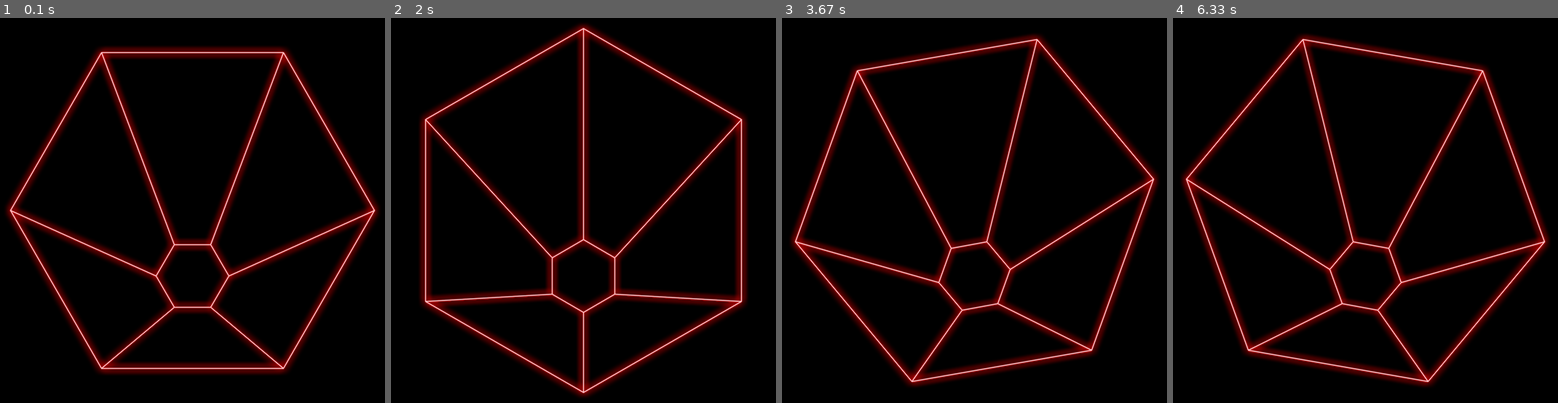
Above: before the commit, frames 1-4 (left to right).
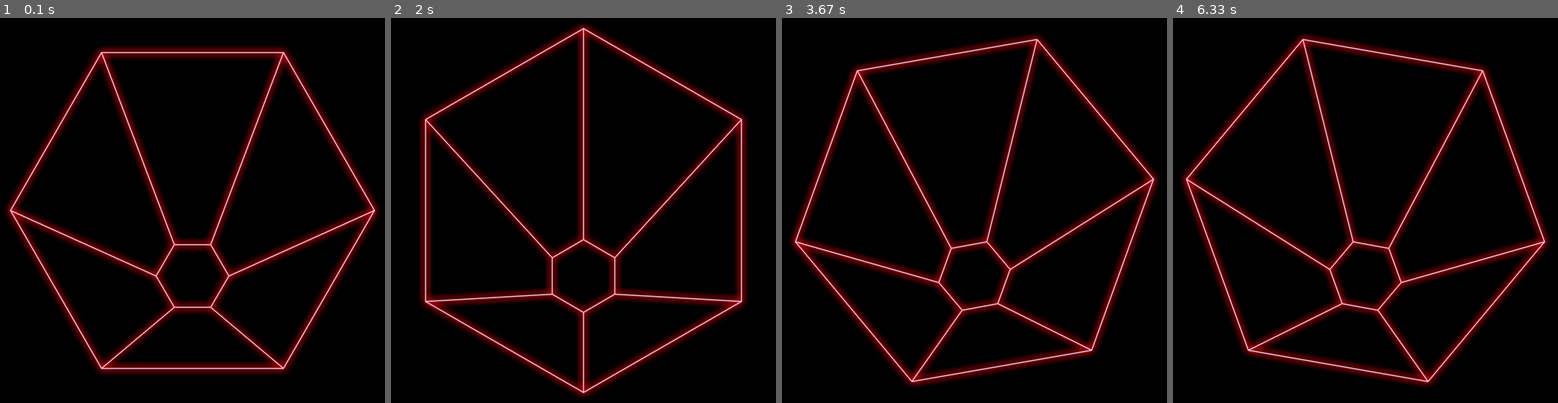
Above: after the commit, the same moments.

Repository: davidpendergast/pygame-summer-team-jam
Game: pygame game, started from unused/3d_renderer.py
Same seed, same stepped clock (60 frames per second), same inputs: the game is played once before the commit and once after it.
Inputs:
- Up to frame 1 (0.1 s): no input
- Up to frame 2 (2 s): hold Right 0.33-0.8 s; hold Right 0.83-1.3 s; hold Left 1.33-1.87 s; hold Left from 1.9 s (still down)
- Up to frame 3 (3.67 s): release Left at 2.3 s; hold Right 2.33-2.97 s; hold Left 3-3.47 s; hold Right from 3.5 s (still down)
- Up to frame 4 (6.33 s): release Right at 3.97 s; hold Right 4-4.47 s; hold Left 4.5-5.03 s; hold Left 5.07-5.47 s; hold Right 5.5-6.13 s; hold Left from 6.17 s (still down)

The runs differ from the first frame. In frame 1, 1.2% of the frame differs, in the area x 2-98%, y 8-92%; in frame 2, 1.1%; in frame 3, 1.2%, in the area x 3-97%, y 5-95%; in frame 4, 1.2%.

Commit message:
added some depth shading

Diff:
--- a/main.py
+++ b/main.py
@@ -101,6 +101,13 @@
 
         self.title_font = fonts.get_font(config.FontSize.title)
         self.option_font = fonts.get_font(config.FontSize.option)
+
+        import gameplay.levels as levels
+        import rendering.threedee as threedee
+        import rendering.neon as neon
+        self.bg_level = levels.InfiniteGeneratingLevel(10)
+        self.bg_camera = threedee.Camera3D()
+        self.bg_renderer = neon.NeonRenderer()
 
     def on_mode_start(self):
         SoundManager.play_song("menu_theme", fadein_ms=3000)
@@ -142,8 +149,13 @@
                     self.exit_pressed()
                     return
 
+        self._update_bg(dt)
+
     def draw_to_screen(self, screen: pygame.Surface):
         screen.fill((0, 0, 0))
+
+        self._draw_bg(screen)
+
         screen_size = screen.get_size()
         title_surface = self.title_font.render('TEMPEST RUN', True, neon.WHITE)
 
@@ -163,6 +175,25 @@
             screen.blit(option_surface, dest=(screen_size[0] // 2 - option_size[0] // 2, option_y))
             option_y += option_size[1]
 
+    def _update_bg(self, dt):
+        rot_speed = 10    # degrees per sec
+        move_speed = 5  # units per sec
+        self.bg_camera.position.z += dt * move_speed
+        self.bg_camera.position.y = -1
+        self.bg_level.set_rotation(self.bg_level.get_rotation(self.bg_camera.position.z) + rot_speed * dt)
+
+    def _draw_bg(self, screen):
+        import rendering.levelbuilder3d as levelbuilder3d
+        import rendering.neon as neon
+        cur_z = self.bg_camera.position.z
+        cell_len = 20
+
+        all_3d_lines = []
+        for i in range(-1, 20):
+            all_3d_lines.extend(levelbuilder3d.build_section((i + cur_z // cell_len) * cell_len, cell_len, self.bg_level))
+
+        lines_to_draw = self.bg_camera.project_to_surface(screen, all_3d_lines, depth_shading=(0, 100))
+        self.bg_renderer.draw_lines(screen, neon.NeonLine.convert_line2ds_to_neon_lines(lines_to_draw))
 
 def _main():
     pygame.init()
--- a/rendering/neon.py
+++ b/rendering/neon.py
@@ -37,14 +37,14 @@
         self.np_points = numpy.array([[round(p.y), round(p.x)] for p in points], numpy.int32).reshape((-1, 1, 2))
         self.width = width
         self.inner_width = inner_width or 1
-        self.inner_color = inner_color or color.lerp(WHITE, 0.5)
+        self.inner_color = inner_color or WHITE
         self.color = color
 
     @staticmethod
     def convert_line2ds_to_neon_lines(line2ds) -> List['NeonLine']:
         # why are there two nearly identical line classes, you ask? i f-d up
         # anyways this method converts a list of Line2Ds into NeonLines~
-        return [NeonLine([l.p1, l.p2], l.width, l.color) for l in line2ds]
+        return [NeonLine([l.p1, l.p2], l.width, l.color, inner_color=l.inner_color) for l in line2ds]
 
 
 class NeonRenderer:
@@ -94,7 +94,7 @@
 
         # 3rd pass, draw anti-aliased highlight
         for line in lines:
-            self.polylines(self._buf, [line.np_points], False, line.inner_color.lerp((255, 255, 255), 0.7), line.inner_width, lineType=cv2.LINE_AA)
+            self.polylines(self._buf, [line.np_points], False, line.inner_color, line.inner_width, lineType=cv2.LINE_AA)
         self._blur(self._buf, self.highlight_bloom_kernel)
 
         # post processing effects
--- a/rendering/threedee.py
+++ b/rendering/threedee.py
@@ -41,10 +41,11 @@
 
 class Line2D:
 
-    def __init__(self, p1: Vector2, p2: Vector2, color=neon.WHITE, width=1):
+    def __init__(self, p1: Vector2, p2: Vector2, color=neon.WHITE, inner_color=None, width=1):
         self.p1 = p1
         self.p2 = p2
         self.color = color
+        self.inner_color = inner_color
         self.width = width
 
     def __repr__(self):
@@ -110,7 +111,7 @@
         proj_mat = perspective_matrix(self.fov_degrees / 180 * math.pi, surface_size[0] / surface_size[1], 0.5, 100000)
         return proj_mat @ view_mat
 
-    def project_to_surface(self, surface, lines: List[Line3D]) -> List[Line2D]:
+    def project_to_surface(self, surface, lines: List[Line3D], depth_shading=None) -> List[Line2D]:
         res = []
         screen_dims = surface.get_size()
         camera_xform = self.get_xform(screen_dims)
@@ -131,9 +132,25 @@
                 y1 = screen_dims[1] * (0.5 + point_list[i * 2][1] / w1)
                 x2 = screen_dims[0] * (0.5 + point_list[i * 2 + 1][0] / w2)
                 y2 = screen_dims[1] * (0.5 + point_list[i * 2 + 1][1] / w2)
-                line = Line2D(Vector2(x1, y1), Vector2(x2, y2), color=lines[i].color, width=lines[i].width)
-                # print("line = {} (w1 = {}, w2 = {})".format(line, w1, w2))
-                res.append(line)
+                p1 = Vector2(x1, y1)
+                p2 = Vector2(x2, y2)
+                if depth_shading is None:
+                    inner_color = neon.WHITE
+                    line_color = lines[i].color
+                else:
+                    depth = ((lines[i].p1 + lines[i].p2) / 2 - self.position).length()
+                    if depth <= depth_shading[0]:
+                        inner_color = neon.WHITE
+                        line_color = lines[i].color
+                    elif depth >= depth_shading[1]:
+                        inner_color = neon.BLACK
+                        line_color = neon.BLACK
+                    else:
+                        lerp_amt = (depth - depth_shading[0]) / (depth_shading[1] - depth_shading[0])
+                        line_color = lines[i].color.lerp(neon.BLACK, lerp_amt)
+                        inner_color = neon.WHITE.lerp(neon.BLACK, lerp_amt)
+
+                res.append(Line2D(p1, p2, color=line_color, inner_color=inner_color, width=lines[i].width))
 
         return res
 
